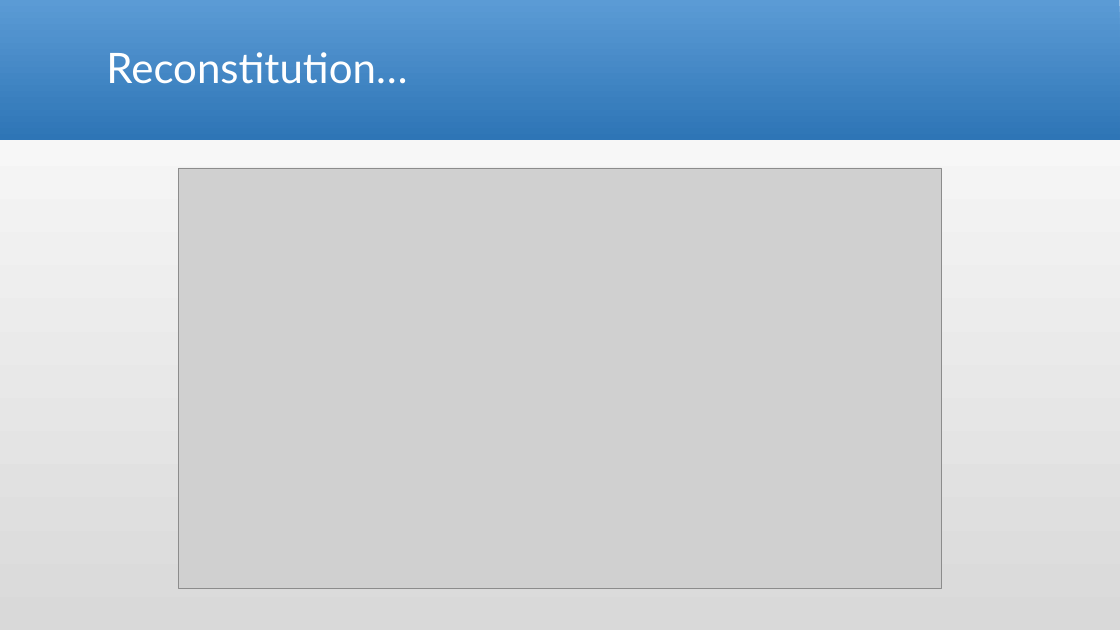
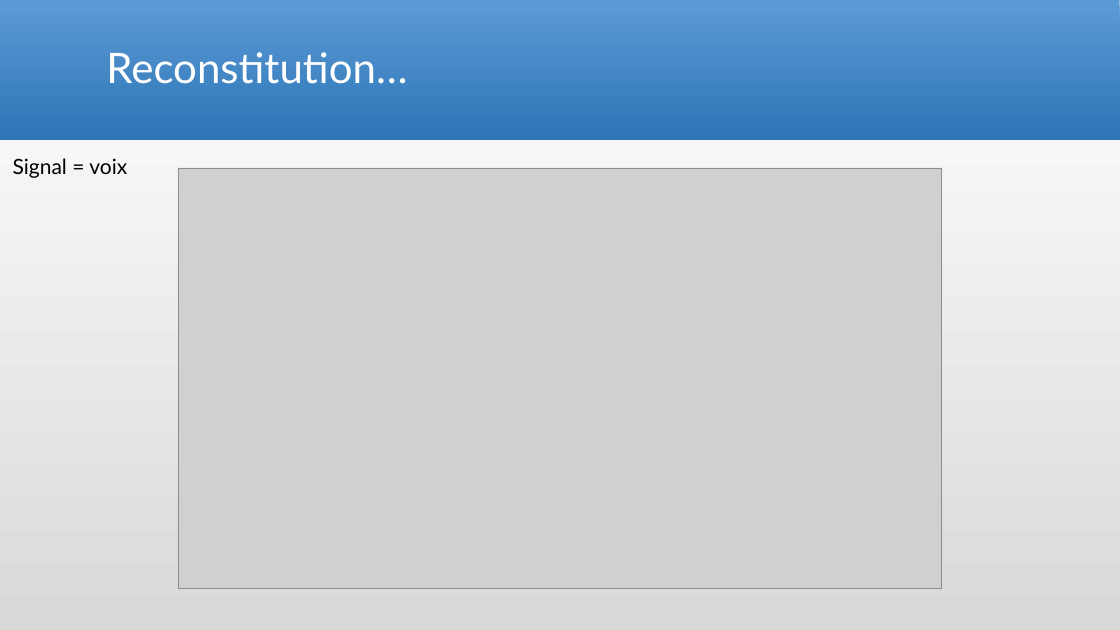
Before and after one commit to Arcyno/analyse_spectrale, a slide deck: slide 15 of Analyse spectrale_etienne.pptx. Drawn at 1120x630 pixels with LibreOffice and Linux fonts; fonts in the diff are those of the drawing; grey boxes stand for pictures. Boxes give left, top, right and bottom in pixels: in the first picture for what was removed or moved away, otherwise in the second. Text is boxed around its words. In the diff, an @@ line names an element or a change of style, - is before the commit and + after.

```diff
--- a/Analyse spectrale_etienne.pptx
+++ b/Analyse spectrale_etienne.pptx
@@ text added at (x1=13, y1=158, x2=127, y2=178), 18 pt, text #000000 @@
+Signal = voix
```
Also in this commit, not shown: 5 other slides changed.
